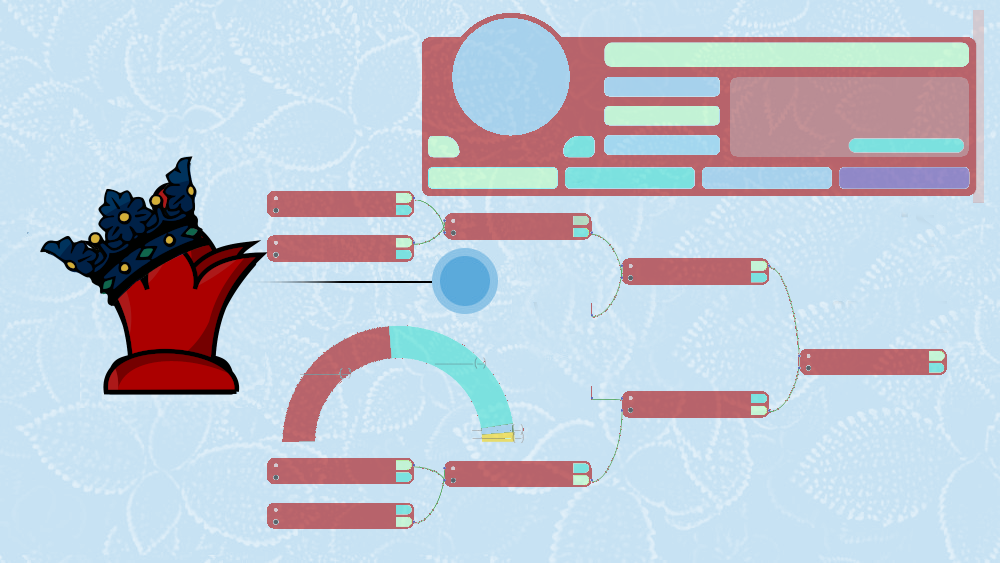
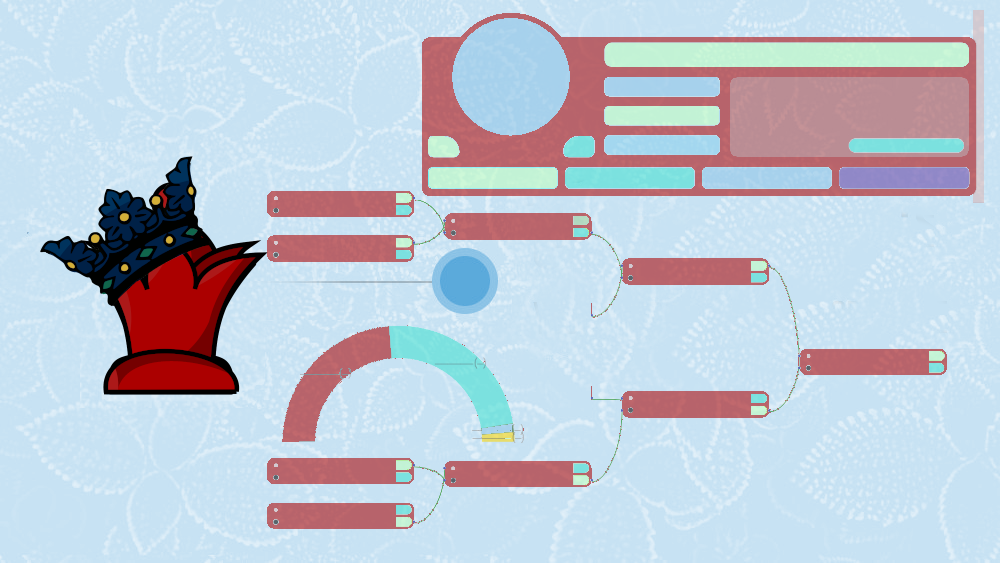
Two versions of the same layered image (1000x563). Layer-by-layer changes:
added layer "Pasted Layer #5" (80%) above "background.jpeg" over (250, 281, 432, 283)
